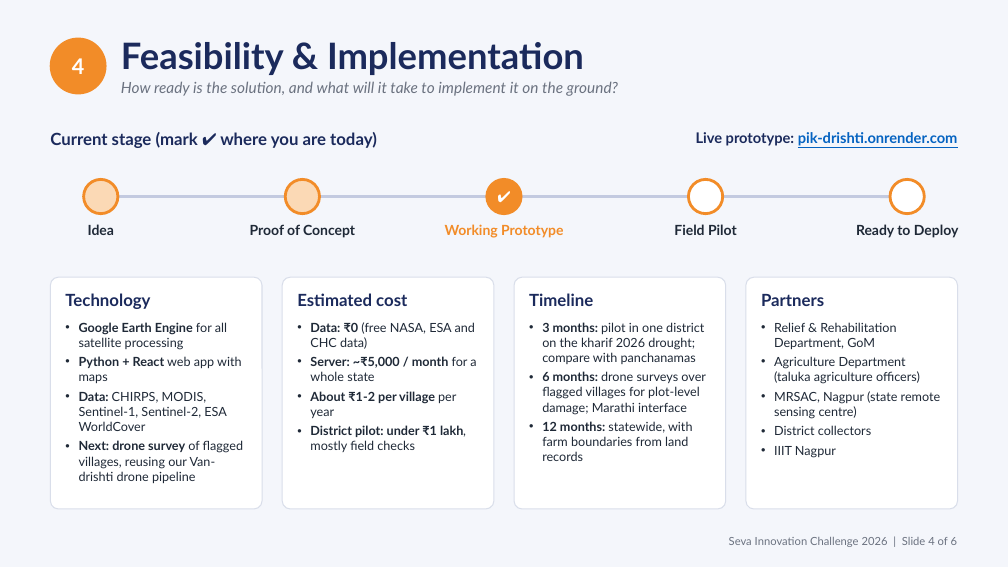
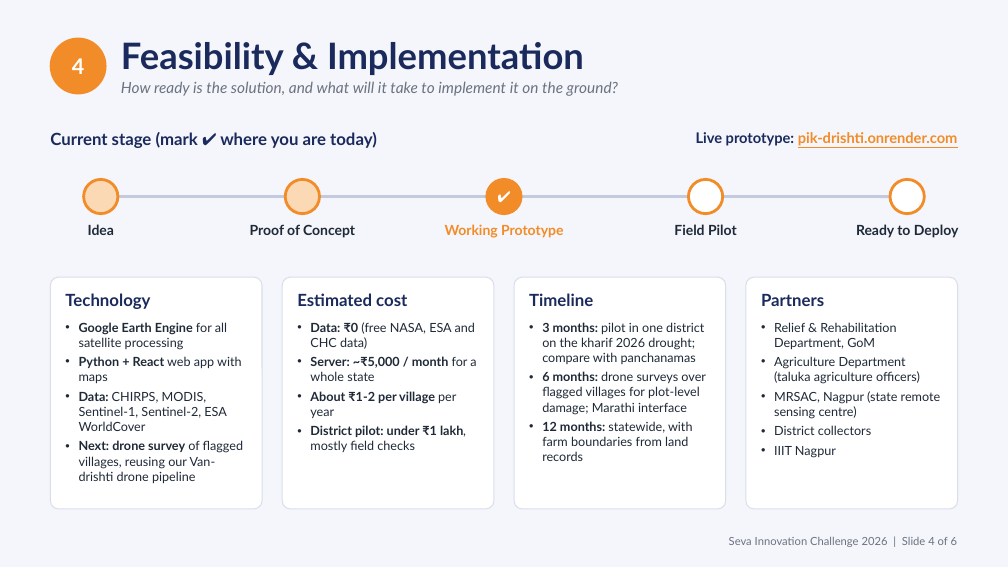
Before and after one commit to sujalappa/pik-drishti, a slide deck: slide 4 of presentation/Pik-drishti_AI_Seva_2026.pptx. Drawn at 1008x567 pixels with LibreOffice and Linux fonts; fonts in the diff are those of the drawing. Boxes give left, top, right and bottom in pixels: in the first picture for what was removed or moved away, otherwise in the second. Text is boxed around its words. In the diff, an @@ line names an element or a change of style, - is before the commit and + after.

```diff
--- a/presentation/Pik-drishti_AI_Seva_2026.pptx
+++ b/presentation/Pik-drishti_AI_Seva_2026.pptx
@@ text "Live prototype: pik-drishti.onrender.com" at [696, 132, 958, 146]: text colour #0563C1 to #F28C28 in "pik-drishti.onrender.com" @@
```
Also in this commit, not shown: 2 other slides changed, 1 other file.
